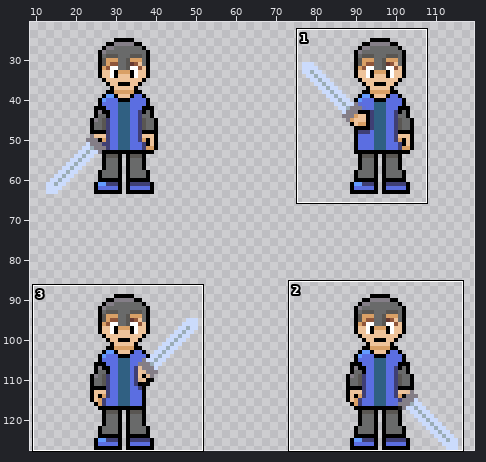
Edited in one commit: sprite sheet (Assets/Sprites/Characters/player_idle.png). Above: a wide view before the commit, with the close-up outlined.
Close-up. Before the edit:
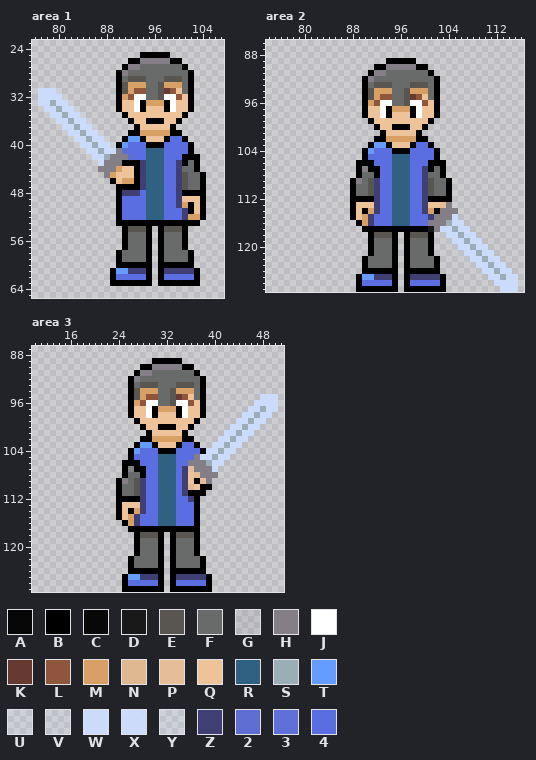
The file is 128x128 pixels. Pixels under 10% opacity are left out. Colours within 5 levels of each other are drawn and written as one. Shown: area 1: x 76..107, y 23..65; area 2: x 74..116, y 86..127; area 3: x 10..51, y 87..127. The wide view leaves out empty margins.
Palette (. is transparent): A #000000f7  B #000000  C #080808  D #1a191a  E #595652  F #696a6a  G #6b65791d  H #847e87  J #ffffff  K #663931  L #8f563b  M #d9a066  N #dfb790  P #e5bd98  Q #eec39a  R #306082  S #9badb7  T #639bff  U #cbdbfb25  V #cbdbfc1a  W #cbdbfc  X #cdddffeb  Y #d0e2ff2b  Z #3f3f74  2 #5f6ed2  3 #5f70d8  4 #5b6ee1
Pixels before, area 1, first column x 77:
25 .................BBBBB......
26 ...............BBHHHHHBB....
27 ..............BHHFFFFFFFB...
28 .............BHFFFFFFFFFFB..
29 .............BFEEEFFFEEEFB..
30 .............BEMMMFFEMMMFB..
31 WWWU.........BEMLLFFEKLQFB..
32 WWWWU........BMLJJFFEJJLQB..
33 WWSWWU.......BQQJBMMMBJQQB..
34 .WWSWWU......BQQJBQQQBJQQB..
35 ..WWSWWU......BQQQQQQQQQB...
36 ...WWSWWU......BQQBBBQQB....
37 ....WWSWWU......BQQQQQB.....
38 .....WWSWXU....BBMMMMMBB....
39 ......WWSWWU..BTTBQQQB44B...
40 .......WWSWWUBT444BBB4444B..
41 ........WWSWWH2444RRR4444B..
42 .........WWSHHH244RRR444BBB.
43 ..........WHHHBBBZRRR44ZBFB.
44 ..........HHHMQQBZRRR44ZFFB.
45 ...........HMQQQBZRRR44ZEFFB
46 ............BQMMBZRRR44ZEFFB
47 .............BBBBZRRR44ZEFFB
48 .............BZZZ4RRR44ZBBBB
49 .............B4444RRR44ZQQQB
50 .............B4444RRR44ZMBQB
51 .............B4444RRR444ZBQB
52 .............B4444RRR444ZMMB
53 .............BBBBBBBBBBBBBB.
54 ..............BEEEB.BEEEB...
55 ..............BFFFB.BFFFB...
56 ..............BFFFB.BFFFB...
57 ..............BFFFB.BFFFB...
58 .............BFFFFB.BFFFFB..
59 .............BFFFFB.BFFFFB..
60 .............BBBBBB.BBBBBB..
61 ............BTTZZZB.BZZZZZB.
62 ............B44444B.B44444B.
63 ............BBBBBBB.BBBBBBB.
Pixels before, area 2, first column x 88:
 89 ......BBBBB.................
 90 ....BBHHHHHBB...............
 91 ...BHHFFFFFFFB..............
 92 ..BHFFFFFFFFFFB.............
 93 ..BFEEEFFFEEEFB.............
 94 ..BEMMMFFEMMMFB.............
 95 ..BEMLLFFEKLQFB.............
 96 ..BMLJJFFEJJLQB.............
 97 ..BQQJBMMMBJQQB.............
 98 ..BQQJBQQQBJQQB.............
 99 ...BQQQQQQQQQB..............
100 ....BQQBBBQQB...............
101 .....BQQQQQB................
102 ....BBMMMMMBB...............
103 ...BTTBQQQB44B..............
104 ..BT444BBB4444B.............
105 ..B4444RRR4444B.............
106 .BBB444RRR444BBB............
107 .BHBB44RRR44ZBFB............
108 .BFFB44RRR44ZFFB............
109 BHFEZ44RRR44ZEFFB...........
110 BFFEZ44RRR44ZEFFB...........
111 BFFEZ44RRR44ZEFFB...........
112 BBBBZ44RRR44ZBBBB...........
113 BQQQZ44RRR44ZQQPH...........
114 BQBMZ44RRR44ZMCHHH..........
115 BQMZ444RRR444ZHHHW..........
116 .BMZ444RRR443HHHSWW.........
117 ..BBBBBBBBBBBDHWWSWW........
118 ...BEEEB.BEEEB.YWWSWW.......
119 ...BFFFB.BFFFB..UWWSWW......
120 ...BFFFB.BFFFB...UWWSWW.....
121 ...BFFFB.BFFFB....UWWSWW....
122 ..BFFFFB.BFFFFB....UWWSWW...
123 ..BFFFFB.BFFFFB.....VWWSWW..
124 ..BBBBBB.BBBBBB......VWWSWW.
125 .BTTZZZB.BZZZZZB.......WWSWW
126 .B44444B.B44444B........WWWW
127 .BBBBBBB.BBBBBBB.........WWW
Pixels before, area 3, first column x 24:
 89 ......BBBBB................
 90 ....BBHHHHHBB..............
 91 ...BHHFFFFFFFB.............
 92 ..BHFFFFFFFFFFB............
 93 ..BFEEEFFFEEEFB............
 94 ..BEMMMFFEMMMFB............
 95 ..BEMLLFFEKLQFB.........WWW
 96 ..BMLJJFFEJJLQB........WWWW
 97 ..BQQJBMMMBJQQB.......WWSWW
 98 ..BQQJBQQQBJQQB......WWSWW.
 99 ...BQQQQQQQQQB......WWSWW..
100 ....BQQBBBQQB......WWSWW...
101 .....BQQQQQB......WWSWW....
102 ....BBMMMMMBB....WWSWW.....
103 ...BTTBQQQB44B..WWSWW......
104 ..BT444BBB4444BWWSWW.......
105 ..B4444RRR444HWWSWW........
106 .BBB444RRR44HHHSWW.........
107 .BHBB44RRR4ZPHHHW..........
108 .BFFB44RRR4ZQPHHH..........
109 BHFEZ44RRR4ZQBPHG..........
110 BFFEZ44RRR4ZNQBC...........
111 BFFEZ44RRR4ZBAA............
112 BBBBZ44RRR44ZB.............
113 BQQQZ44RRR444B.............
114 BQBMZ44RRR444B.............
115 BQMZ444RRR444B.............
116 .BMZ444RRR444B.............
117 ..BBBBBBBBBBBB.............
118 ...BEEEB.BEEEB.............
119 ...BFFFB.BFFFB.............
120 ...BFFFB.BFFFB.............
121 ...BFFFB.BFFFB.............
122 ..BFFFFB.BFFFFB............
123 ..BFFFFB.BFFFFB............
124 ..BBBBBB.BBBBBB............
125 .BTTZZZB.BZZZZZB...........
126 .B44444B.B44444B...........
127 .BBBBBBB.BBBBBBB...........
Once edited:
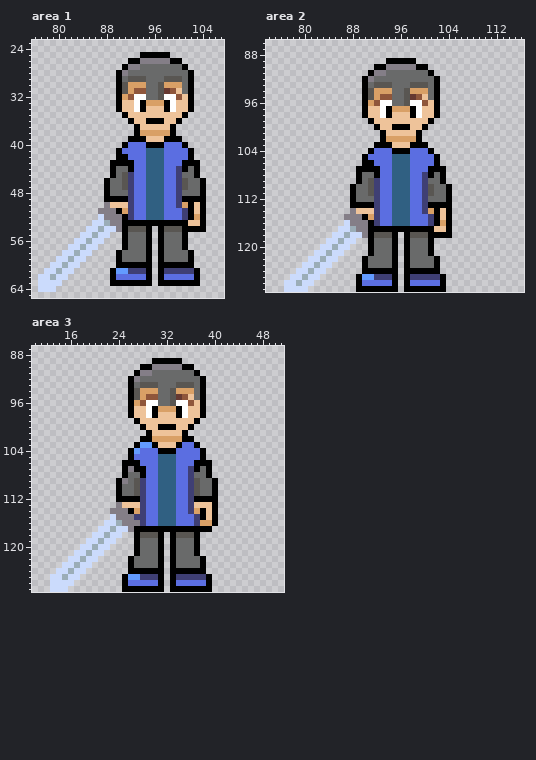
Edits made:
Changed rows in their new state; - is an unchanged pixel.
Area 1:
first column x 77:
31 ....------------------------
32 .....-----------------------
33 ......----------------------
34 -......---------------------
35 --......--------------------
36 ---......-------------------
37 ----......------------------
38 -----......----.-------.----
39 ------......--.BB-----BB.---
40 -------.......B---------B.--
41 --------.....B4-------------
42 ---------....BB4--------4-.-
43 ----------..BB--44-----4-B--
44 ----------..BFFB44------B---
45 -----------.BFEZ44------F-B.
46 -----------BFFEZ44----------
47 -----------BFFEZ44----------
48 -----------BFFF-4-------FFF-
49 -----------BB-BZ--------BBB-
50 -----------HQQQZ------------
51 ----------HHH-MZ------------
52 ----------WHHHBZ---------B--
53 ---------WWSHH-----------QQB
54 --------WWSWWH-----------BBB
55 -------WWSWW----------------
56 ------WWSWW-----------------
57 -----WWSWW------------------
58 ----WWSWW-------------------
59 ---WWSWW--------------------
60 --WWSWW---------------------
61 -WWSWW----------------------
62 WWSWW-----------------------
63 WWWW------------------------
64 WWW-------------------------
Area 2:
first column x 77:
102 ---------------.-------.---------------
103 --------------.BB-----BB.--------------
104 -------------.B---------B.-------------
106 ------------.-----------4-.------------
107 -------------B---------4-B-------------
108 ------------------------B--------------
109 -----------.B-----------F-B.-----------
112 ------------FFF---------FFF------------
113 ------------BBB---------BBBB-----------
114 -----------H-QQ----------BQB.----------
115 ----------HHHBMZ---------BQB.----------
116 ----------WHHHBZ-------4ZBMB..---------
117 ---------WWSHH----------BQQB...--------
118 --------WWSWWH-----------BBB....-------
119 -------WWSWW---------------......------
120 ------WWSWW-----------------......-----
121 -----WWSWW-------------------......----
122 ----WWSWW---------------------......---
123 ---WWSWW-----------------------......--
124 --WWSWW-------------------------......-
125 -WWSWW----------------------------.....
126 WWSWW------------------------------....
127 WWWW--------------------------------...
Area 3:
first column x 13:
 95 -----------------------------------...
 96 ----------------------------------....
 97 ---------------------------------.....
 98 --------------------------------.....-
 99 -------------------------------.....--
100 ------------------------------.....---
101 -----------------------------.....----
102 ----------------------------.....-----
103 ---------------------------.....------
104 --------------------------.....-------
105 ------------------------4B....--------
106 -----------------------4BBB..---------
107 ----------------------4ZBFB.----------
108 ----------------------4ZFFB.----------
109 ----------------------4ZEFFB----------
110 ----------------------4ZEFFB----------
111 ----------------------4ZEFFB----------
112 -------------------------BBB----------
113 -----------H-----------ZQQQB----------
114 ----------HHH----------ZMBQB----------
115 ----------WHHH-Z--------ZBQB----------
116 ---------WWSHHHZ--------ZMMB----------
117 --------WWSWWH-----------BB-----------
118 -------WWSWW--------------------------
119 ------WWSWW---------------------------
120 -----WWSWW----------------------------
121 ----WWSWW-----------------------------
122 ---WWSWW------------------------------
123 --WWSWW-------------------------------
124 -WWSWW--------------------------------
125 WWSWW---------------------------------
126 WWWW----------------------------------
127 WWW-----------------------------------
